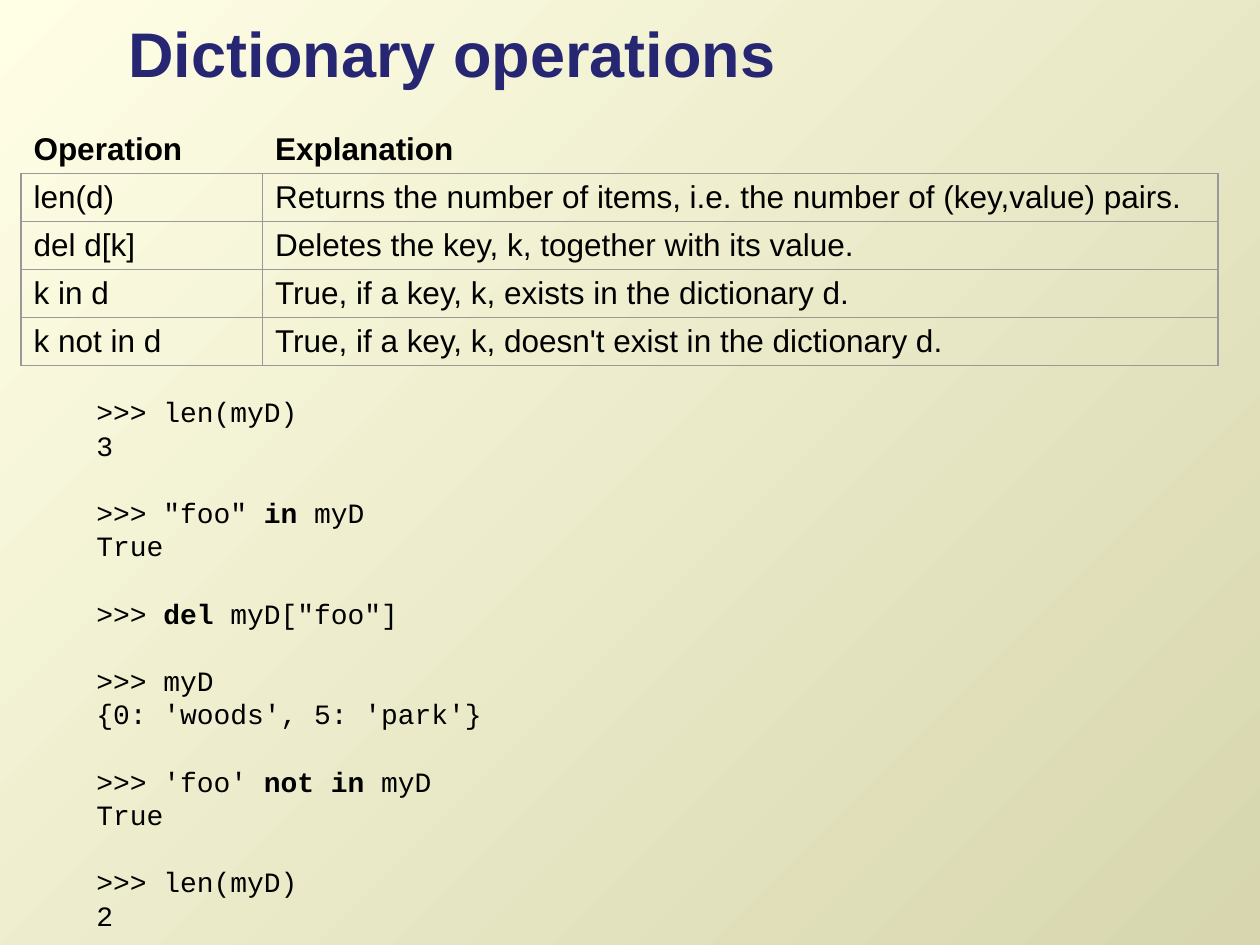
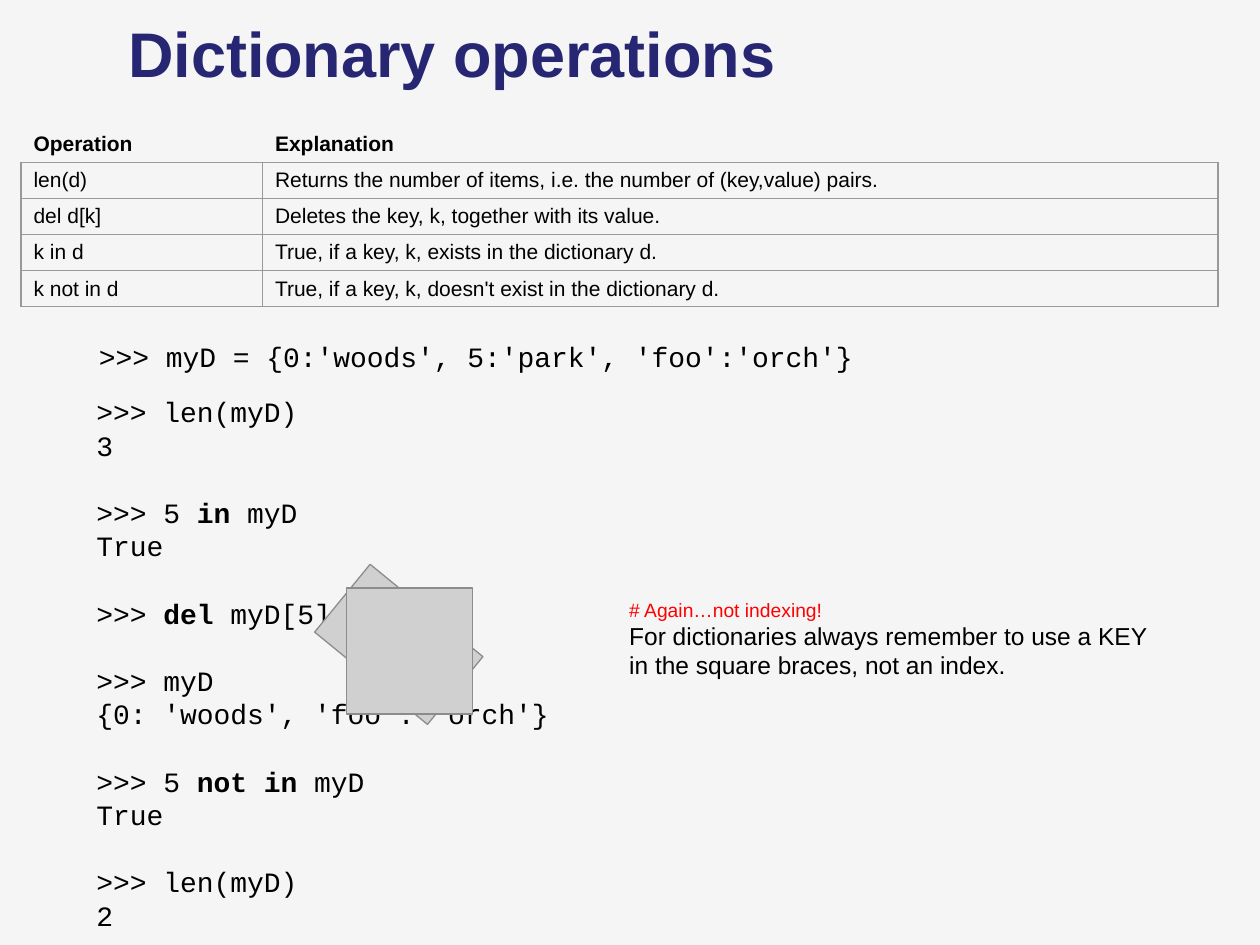
Before and after one commit to lgtateos/gis540, a slide deck: slide 13 of slides/dictionaries.pptx (slide 17 before the commit). Drawn at 1260x945 pixels with LibreOffice and Linux fonts; fonts in the diff are those of the drawing; grey boxes stand for pictures. Boxes give left, top, right and bottom in pixels: in the first picture for what was removed or moved away, otherwise in the second. Text is boxed around its words. In the diff, an @@ line names an element or a change of style, - is before the commit and + after.

```diff
--- a/slides/dictionaries.pptx
+++ b/slides/dictionaries.pptx
@@ background gradient #FFFFE6 to #D7D6AE to #F5F5F6 @@
@@ table at (x1=21, y1=126, x2=1218, y2=315) @@
@@ size 18 to 12 pt @@
@@ text added at (x1=166, y1=348, x2=853, y2=373), 16 pt, text #000000 @@
+>>> myD = {0:'woods', 5:'park', 'foo':'orch'}
@@ text at (x1=163, y1=503, x2=297, y2=529): text changed @@
->>> "foo" in myD
+>>> 5 in myD
@@ picture added at (x1=315, y1=565, x2=484, y2=726) @@
@@ picture added at (x1=346, y1=588, x2=472, y2=714) @@
@@ text at (x1=163, y1=604, x2=331, y2=632): text changed @@
->>> del myD["foo"]
+>>> del myD[5]
@@ text added at (x1=629, y1=603, x2=1147, y2=679), 14 pt, text #000000 @@
+  # Again…not indexing!
+  For dictionaries always remember to use a KEY in the square braces, not an index.
@@ text at (x1=96, y1=705, x2=548, y2=798): text changed @@
-{0: 'woods', 5: 'park'}
->>> 'foo' not in myD
+{0: 'woods', 'foo': 'orch'}
+>>> 5 not in myD
```
Also in this commit, not shown: 28 other slides changed, 4 slides added, 1 slide removed.
